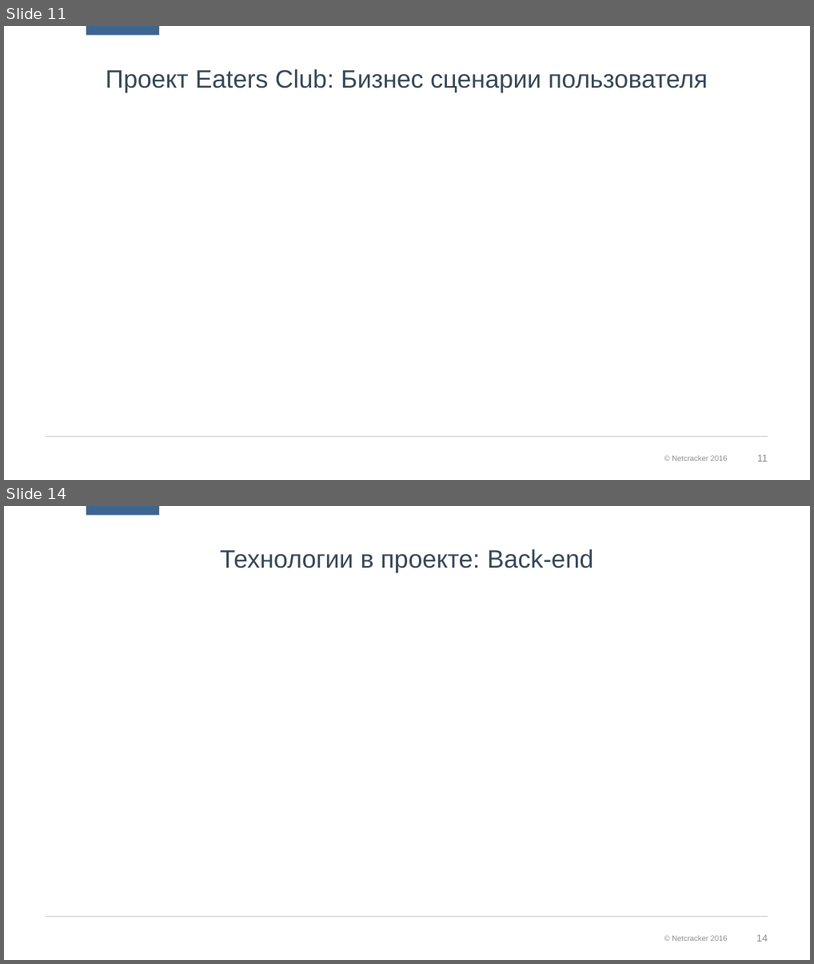
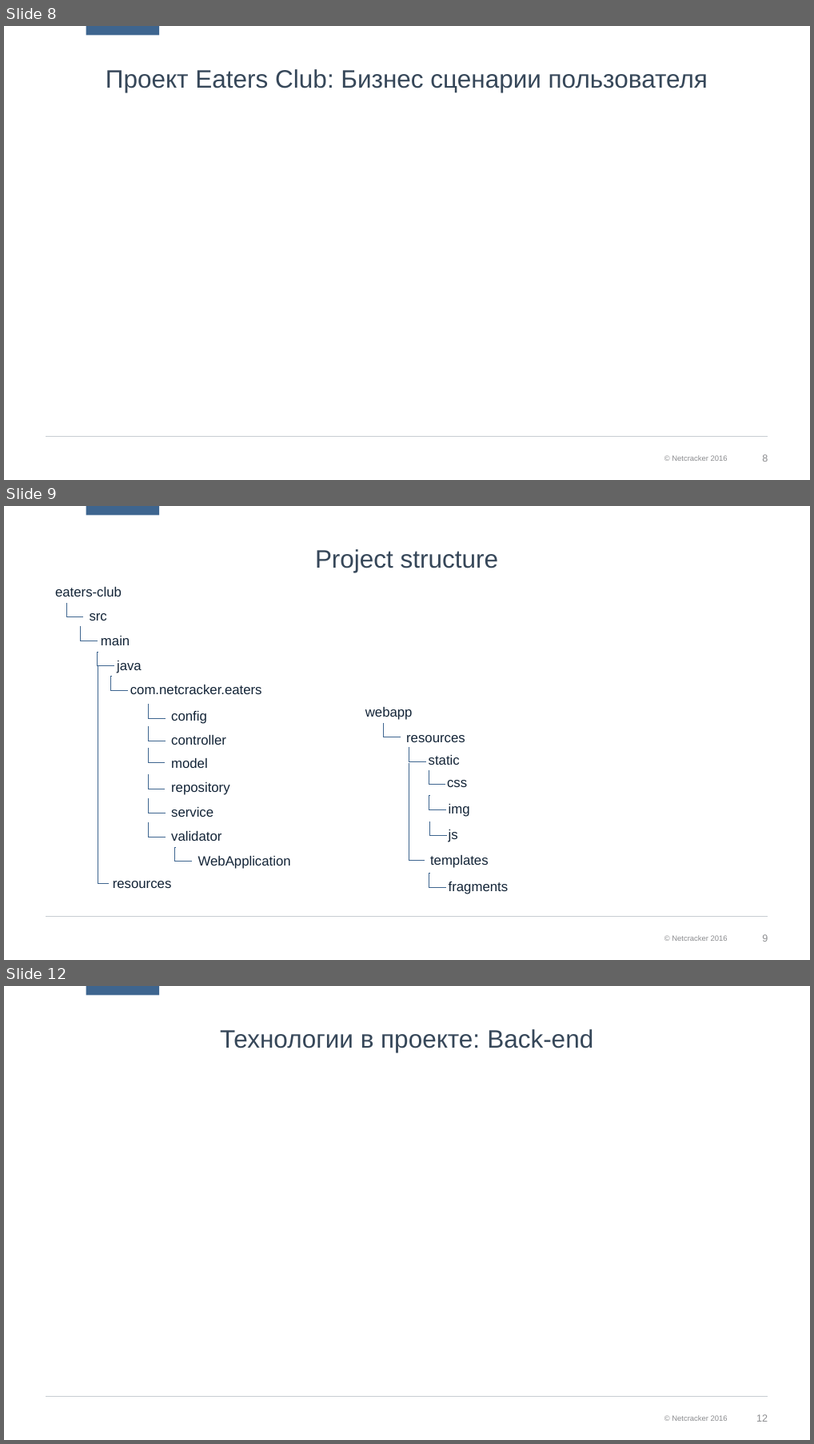
Before and after one commit to ncedu-tlt/2018-eaters-club, a slide deck: Eaters_Club_v0.1.pptx. Shown one above the other, each under a label of ours: slides 11 and 14 before the commit, slides 8, 9 and 12 after it; the slides between them are not shown. The pictures are 814x964 and 814x1444 pixels, drawn with LibreOffice and Linux fonts; fonts in the diff are those of the drawing; background and template pictures are left out. Boxes give left, top, right and bottom in pixels: in the first picture for what was removed or moved away, otherwise in the second. Text is boxed around its words. In the diff, an @@ line names an element or a change of style, - is before the commit and + after.

```diff
--- a/Eaters_Club_v0.1.pptx
+++ b/Eaters_Club_v0.1.pptx
@@ slide 9 added at (x1=4, y1=506, x2=810, y2=960), background #FFFFFF; not listed: 4 template elements that a slide beside it also shows @@
@@ title added at (x1=315, y1=549, x2=498, y2=572), 30 pt, text #364759 @@
+Project structure
@@ group added at (x1=55, y1=587, x2=291, y2=888): 13 texts, 12 elbow lines @@
+eaters-club
+src
+main
+java
+config
+com.netcracker.eaters
+controller
+WebApplication
+validator
+service
+repository
+model
+resources
@@ group added at (x1=366, y1=707, x2=508, y2=894): 8 texts, 7 elbow lines @@
+webapp
+static
+resources
+css
+img
+js
+templates
+fragments
@@ what was slide 11 is now slide 8 @@
@@ page number at (x1=762, y1=454, x2=768, y2=461): text changed @@
-11
+8
@@ what was slide 14 is now slide 12 @@
@@ page number at (x1=757, y1=1414, x2=768, y2=1421): text changed @@
-14
+12
```
Also in this commit, not shown: 4 slides changed, 5 slides removed.
